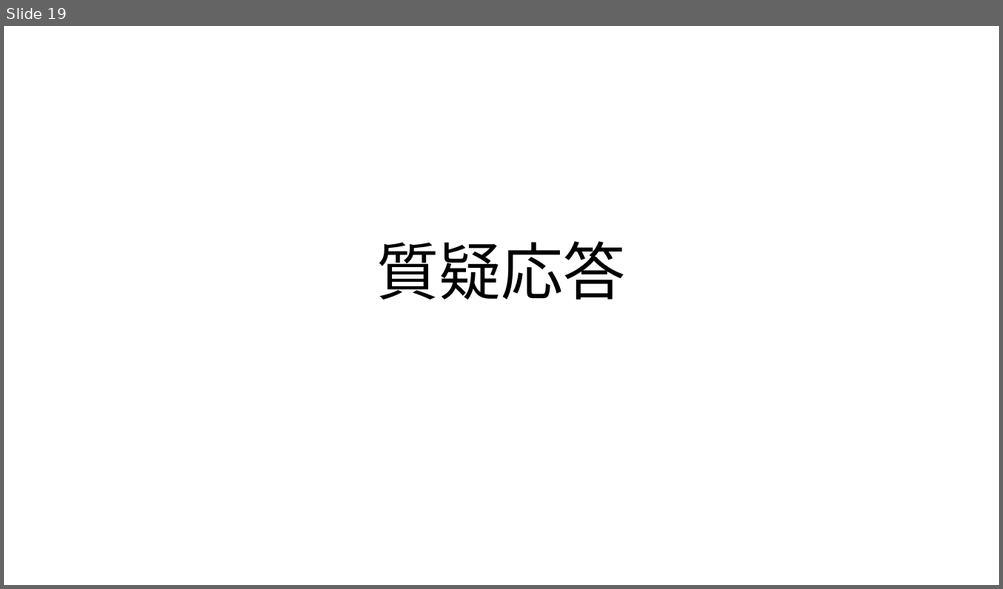
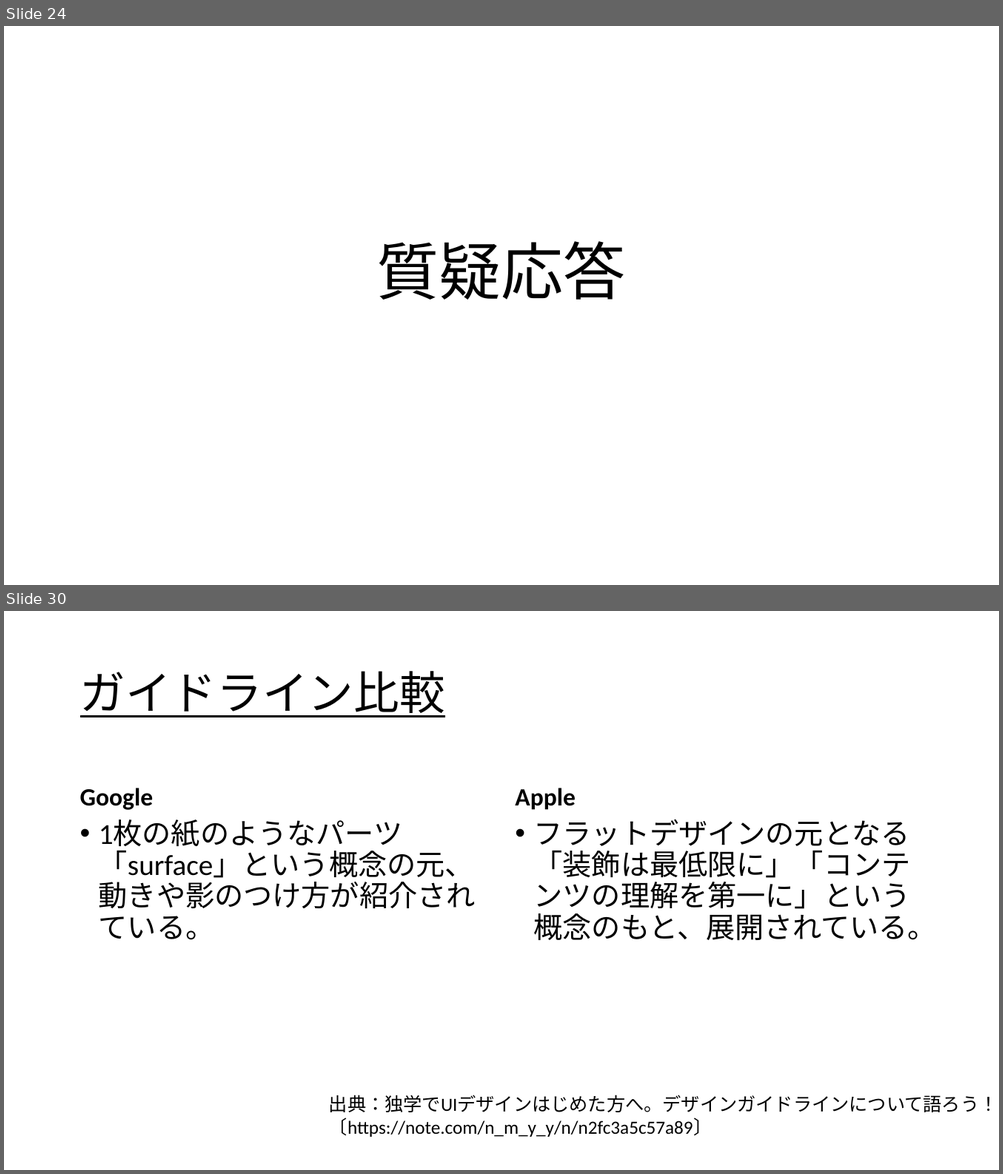
Before and after one commit to R4HB02-teamR/-R, a slide deck: progress/樫本/2022_0203クラス内発表.pptx. Shown one above the other, each under a label of ours: slide 19 before the commit, slides 24 and 30 after it; the slides between them are not shown. The pictures are 1003x589 and 1003x1174 pixels, drawn with LibreOffice and Linux fonts; fonts in the diff are those of the drawing. Boxes give left, top, right and bottom in pixels: in the first picture for what was removed or moved away, otherwise in the second. Text is boxed around its words. In the diff, an @@ line names an element or a change of style, - is before the commit and + after.

```diff
--- a/progress/樫本/2022_0203クラス内発表.pptx
+++ b/progress/樫本/2022_0203クラス内発表.pptx
@@ slide 30 added at bbox=[4, 611, 999, 1170], background #FFFFFF @@
@@ title added at bbox=[80, 671, 445, 718], 44 pt, text #000000, underline @@
+ガイドライン比較
@@ text added at bbox=[80, 788, 153, 810], 24 pt, text #000000, bold @@
+Google
@@ text added at bbox=[515, 788, 575, 810], 24 pt, text #000000, bold @@
+Apple
@@ text added at bbox=[99, 820, 475, 940], 28 pt, text #000000 @@
+• 1枚の紙のようなパーツ「surface」という概念の元、動きや影のつけ方が紹介されている。
@@ text added at bbox=[534, 819, 937, 941], 28 pt, text #000000 @@
+• フラットデザインの元となる「装飾は最低限に」「コンテンツの理解を第一に」という概念のもと、展開されている。
@@ text added at bbox=[329, 1095, 998, 1137], 18 pt, text #000000 @@
+出典：独学でUIデザインはじめた方へ。デザインガイドラインについて語ろう！
+〔https://note.com/n_m_y_y/n/n2fc3a5c57a89〕
@@ what was slide 19 is now slide 24 @@
```
Also in this commit, not shown: 11 slides changed, 9 other slides added, 2 slides removed, 1 other file.
